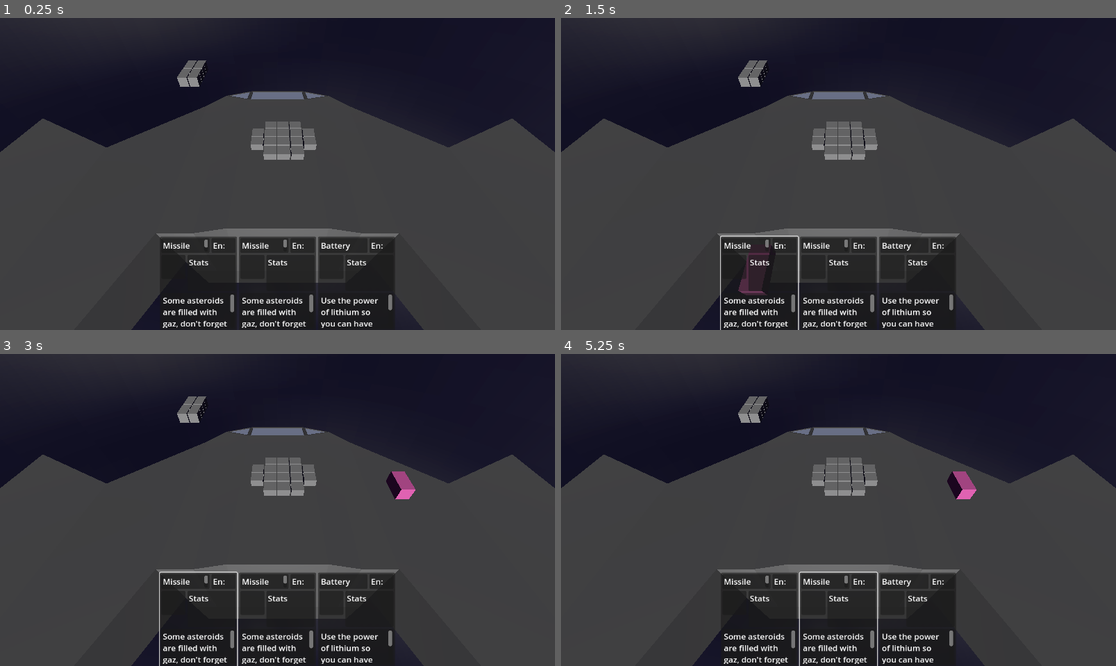
Above: before the commit, frames 1-4 (two rows, left to right).
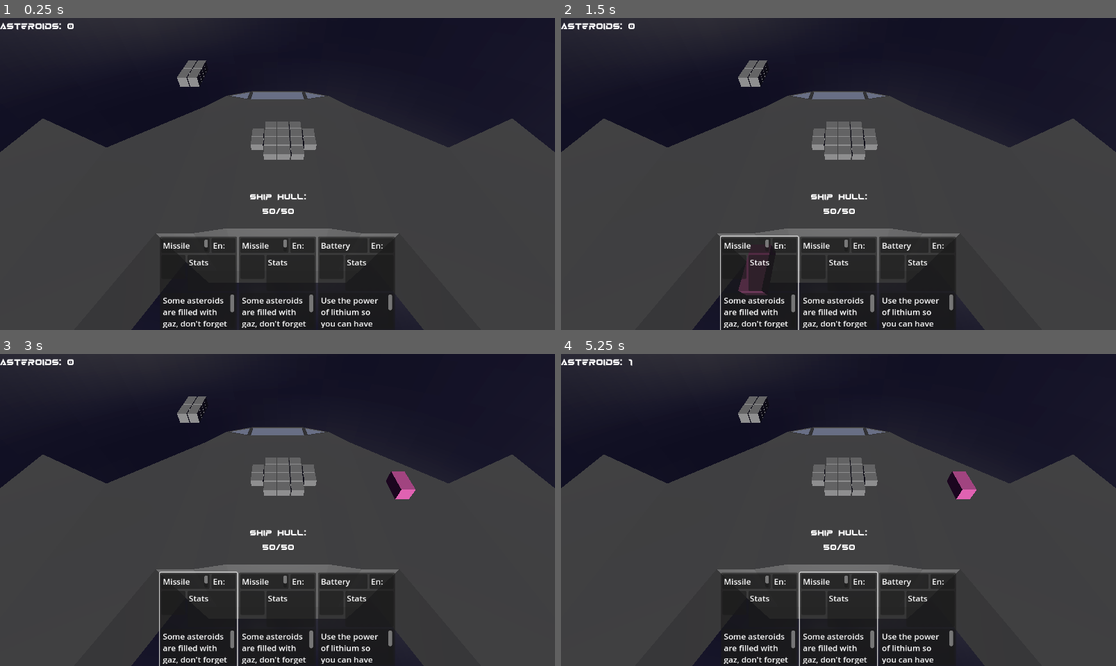
Above: after the commit, the same moments.

Repository: Xwilarg/LudumDare54
Game: Godot game, scene res://Scenes/Main.tscn
Two runs of this game, one before a commit and one after it. Both use one fixed random seed, a clock stepped at 60 frames per second and the inputs below. Video files are missing from this copy of the repository; at most half a second of black plays in their place.
Inputs (mouse positions are in pixels of both pictures, inside the frame that each line leads up to):
- Up to frame 1 (0.25 s): no input
- Up to frame 2 (1.5 s): click (760, 283) at 0.52 s; click (760, 283) at 1.27 s
- Up to frame 3 (3 s): click (199, 619) at 2.02 s; tap Enter at 2.75 s; move the mouse to (399, 494) at 2.77 s; click (399, 494) at 2.92 s
- Up to frame 4 (5.25 s): tap Space at 3.5, 5 s; move the mouse to (727, 525) at 3.52 s; click (727, 525) at 3.67 s; tap Enter at 4.25 s; move the mouse to (894, 441) at 4.27 s; click (894, 441) at 4.42 s; move the mouse to (810, 572) at 5.02 s; click (810, 572) at 5.17 s

The runs differ from the first frame. In frame 1, 0.4% of the frame differs, in the area x 0-56%, y 1-63%; in frame 2, 0.4%; in frame 3, 0.4%; in frame 4, 0.4%.

Commit message:
Add ship HP and asteroids in UI

Diff:
--- a/Scenes/Main.tscn
+++ b/Scenes/Main.tscn
@@ -1,6 +1,7 @@
-[gd_scene load_steps=8 format=3 uid="uid://co7830btl7ju4"]
+[gd_scene load_steps=9 format=3 uid="uid://co7830btl7ju4"]
 
 [ext_resource type="PackedScene" uid="uid://ci5aldt6ohxr5" path="res://Scenes/Spaceship.tscn" id="1_em1mt"]
+[ext_resource type="FontFile" uid="uid://b12u15uyrlxo" path="res://Font/angas v3 bold.ttf" id="3_m0x2s"]
 [ext_resource type="PackedScene" uid="uid://cb1ubnj2stph8" path="res://Scenes/CardGraphic.tscn" id="4_8cbap"]
 [ext_resource type="Texture2D" uid="uid://by3g01l0r150w" path="res://skybox.png" id="4_gqf0v"]
 [ext_resource type="Script" path="res://Scripts/AsteroidManager.gd" id="6_r6njy"]
@@ -83,6 +84,29 @@
 layout_mode = 2
 size_flags_stretch_ratio = 1.4
 
+[node name="ShipHP" type="RichTextLabel" parent="UI"]
+layout_mode = 1
+anchors_preset = -1
+anchor_left = 0.435
+anchor_top = 0.549
+anchor_right = 0.445
+anchor_bottom = 0.571
+offset_left = -0.120026
+offset_top = 0.247986
+offset_right = 143.36
+offset_bottom = 63.992
+theme_override_fonts/normal_font = ExtResource("3_m0x2s")
+theme_override_font_sizes/normal_font_size = 15
+bbcode_enabled = true
+fit_content = true
+
+[node name="NbAsteroids" type="RichTextLabel" parent="UI"]
+layout_mode = 0
+offset_right = 250.0
+offset_bottom = 61.0
+theme_override_fonts/normal_font = ExtResource("3_m0x2s")
+bbcode_enabled = true
+
 [node name="AsteroidManager" type="Node" parent="." node_paths=PackedStringArray("spaceship")]
 script = ExtResource("6_r6njy")
 spaceship = NodePath("../spaceship")
--- a/Scripts/GameManager.gd
+++ b/Scripts/GameManager.gd
@@ -54,6 +54,15 @@
 		var result = space_state.intersect_ray(query)
 		if len(result) > 0:
 			hintObject.global_position = result.position
+
+	# update UI
+	var spaceship = get_node("/root/Root/spaceship")
+	var hp_text = "[center]Ship Hull:\n" + str(spaceship.current_hp) + "/" + str(spaceship.max_hp) + "[/center]"
+	get_node("/root/Root/UI/ShipHP").text = hp_text
+
+	var asteroids = get_node("/root/Root/AsteroidManager").get_all_asteroids()
+	var asteroids_text = "Asteroids: " + str(len(asteroids))
+	get_node("/root/Root/UI/NbAsteroids").text = asteroids_text
 
 func _input(event):
 	if event is InputEventMouseButton and event.pressed and event.button_index == 1 and _selected_card != null:
Not shown, changed: Sprites/missile.png.import
